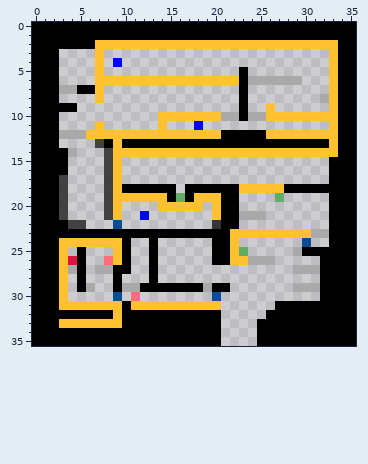
Two versions of one pixel-art sprite, AridArnold/Content/Levels/level4-1.png. Above, as it was before the edit.
The file is 36x36 pixels. Colours within 5 levels of each other are drawn and written as one.
After the commit:
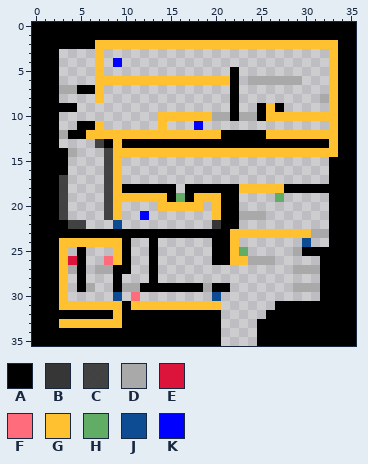
Palette (. is transparent): A #000000  B #363636  C #404040fc  D #a9a9a9  E #dc143c  F #ff6c7c  G #ffc130  H #61ad65  J #0d4c92  K #0000ff
Changes in this commit:
The author put colour A in row 5 at x 22; in rows 7 to 8 at x 22; in row 9 at x 22, 25 and 27; in row 11 at x 5 to 6.
Colour D becomes colour A in row 10 at x 22 and 25; in row 12 at x 4 to 5.
Colour G becomes colour A in row 6 at x 22.
Colour A becomes colour D in row 10 at x 23.
Colour G becomes colour D in row 10 at x 20.
The edit erases colour A in rows 5 to 9 at x 23.
Boxes around the changes in both pictures, in picture pixels (x1, y1, x2, y2):
changed: (212, 67, 284, 121)
changed: (68, 121, 95, 139)
